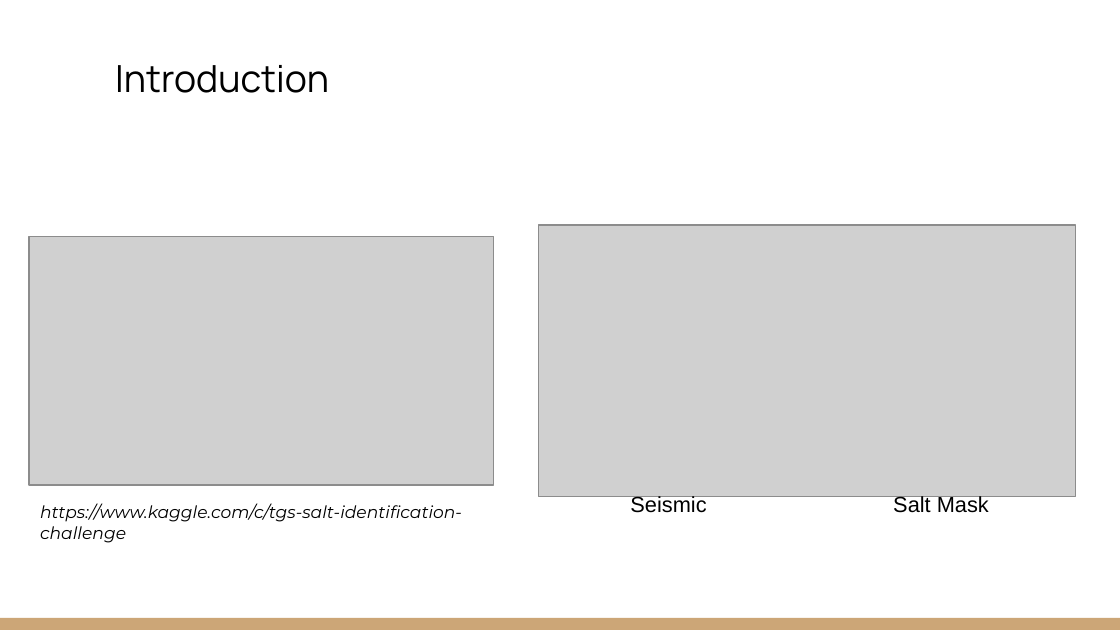
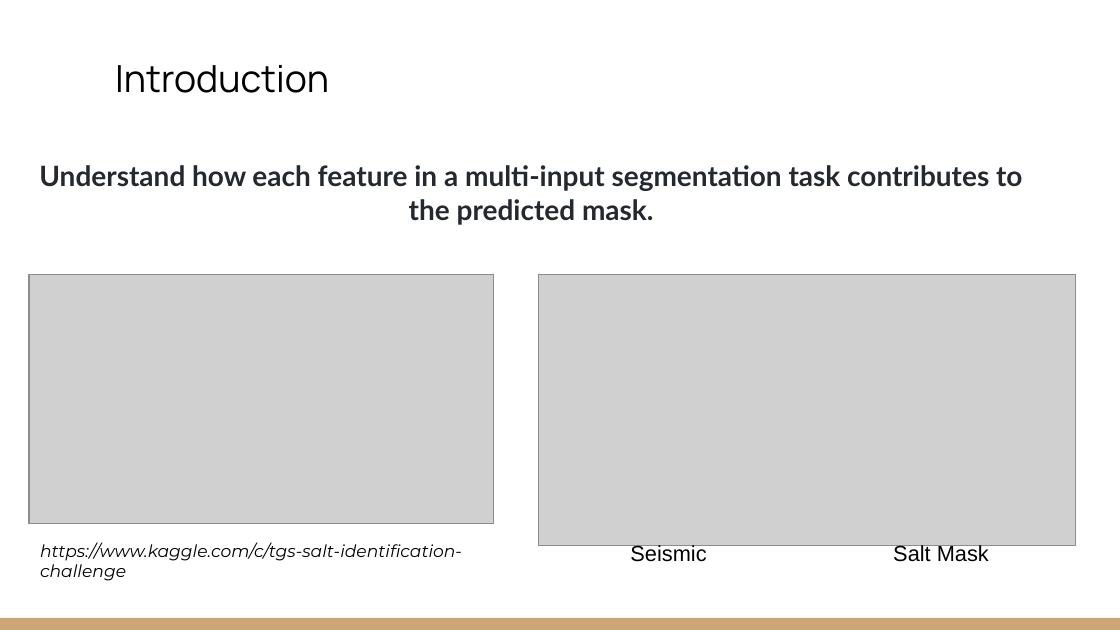
Before and after one commit to EdwinB12/Explainable-Christmas, a slide deck: slide 2 of Presentations/EAGE_Hackathon_2022_Explainable_Christmas-Concise.pptx. Drawn at 1120x630 pixels with LibreOffice and Linux fonts; fonts in the diff are those of the drawing; grey boxes stand for pictures. Boxes give left, top, right and bottom in pixels: in the first picture for what was removed or moved away, otherwise in the second. Text is boxed around its words. In the diff, an @@ line names an element or a change of style, - is before the commit and + after.

Commit message:
Update ppts

```diff
--- a/Presentations/EAGE_Hackathon_2022_Explainable_Christmas-Concise.pptx
+++ b/Presentations/EAGE_Hackathon_2022_Explainable_Christmas-Concise.pptx
@@ text added at bbox=[39, 165, 1022, 225], 18 pt, text #24292F, bold @@
+Understand how each feature in a multi-input segmentation task contributes to the predicted mask.
@@ picture: place and size @@
-picture at bbox=[29, 236, 494, 485]
+picture at bbox=[29, 274, 494, 523]
@@ text "https://www.kaggle.com/c/tgs-salt-identification-challenge": place and size @@
-text "https://www.kaggle.com/c/tgs-salt-identification-challenge" at bbox=[40, 503, 462, 543]
+text "https://www.kaggle.com/c/tgs-salt-identification-challenge" at bbox=[40, 542, 462, 581]
@@ 2 texts, 1 picture: place and size @@
-2 texts, 1 picture at bbox=[538, 225, 1075, 513]
+2 texts, 1 picture at bbox=[538, 274, 1075, 562]
```
Also in this commit, not shown: 3 other slides changed, 1 other file.
